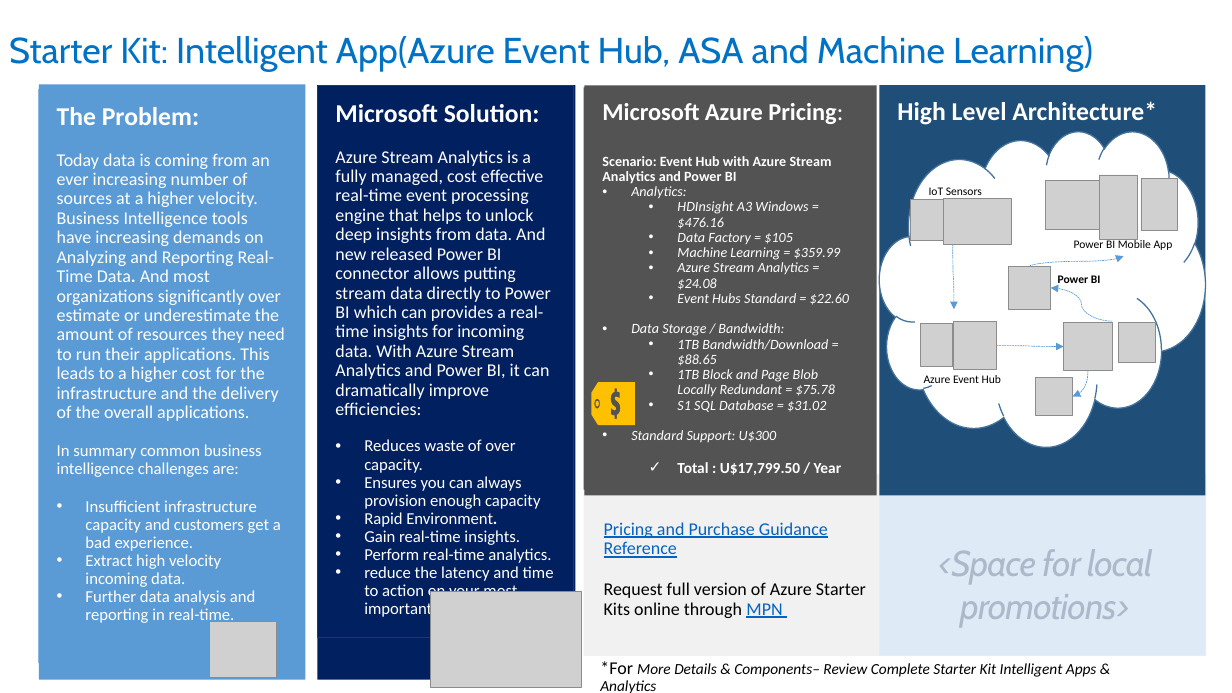
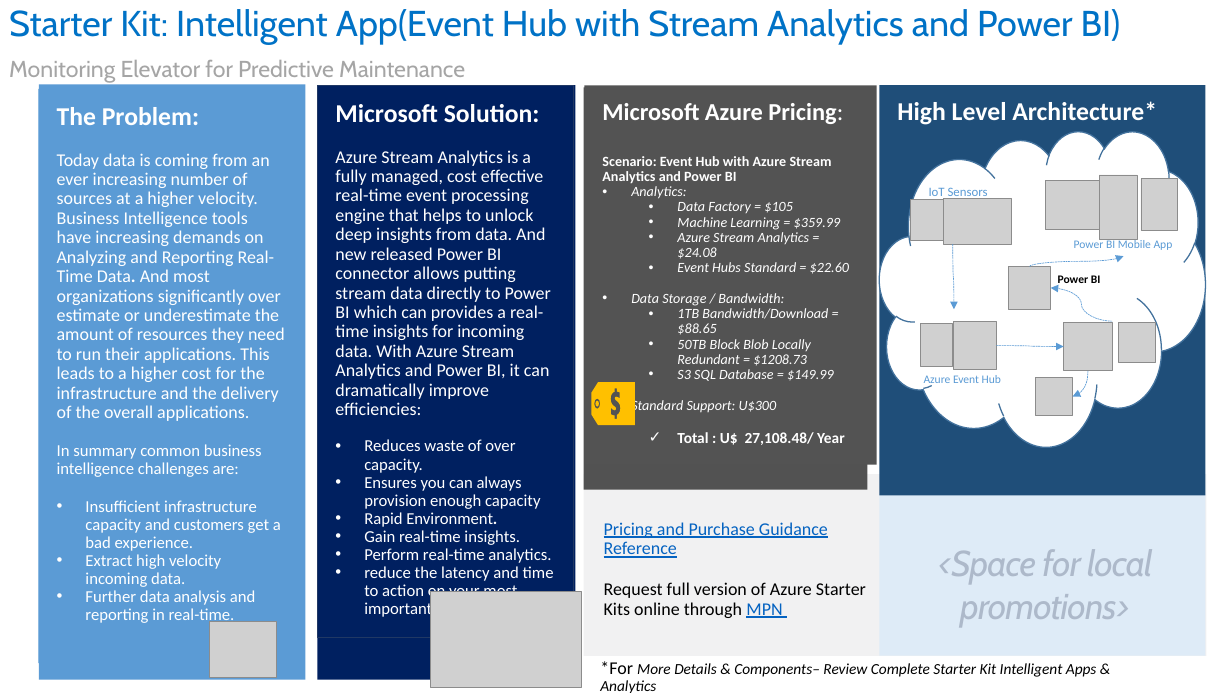
Before and after one commit to kulado/azure-starterkits, a slide deck: slide 3 of Content/Starter Kit - Intelligent Apps & Analytics/0 - Starter Kit - Intelligent Apps & Analytics.pptx. Drawn at 1232x693 pixels with LibreOffice and Linux fonts; fonts in the diff are those of the drawing; grey boxes stand for pictures. Boxes give left, top, right and bottom in pixels: in the first picture for what was removed or moved away, otherwise in the second. Text is boxed around its words. In the diff, an @@ line names an element or a change of style, - is before the commit and + after.

```diff
--- a/Content/Starter Kit - Intelligent Apps & Analytics/0 - Starter Kit - Intelligent Apps & Analytics.pptx
+++ b/Content/Starter Kit - Intelligent Apps & Analytics/0 - Starter Kit - Intelligent Apps & Analytics.pptx
@@ title "Starter Kit: Intelligent App(Event Hub ..." at box(9, 9, 1121, 83): vertical alignment middle to top @@
@@ title at box(9, 9, 1121, 83): text changed @@
-Starter Kit: Intelligent App(Azure Event Hub, ASA and Machine Learning)
+Starter Kit: Intelligent App(Event Hub with Stream Analytics and Power BI)
+Monitoring Elevator for Predictive Maintenance
@@ rectangle "Microsoft Azure Pricing:": place and size @@
-rectangle "Microsoft Azure Pricing:" at box(584, 85, 876, 495)
+rectangle "Microsoft Azure Pricing:" at box(584, 85, 876, 464)
@@ text "IoT Sensors" at box(929, 187, 988, 200): size 9 to 10 pt, text colour #000000 to #5B9BD5 @@
@@ text in rectangle at box(677, 201, 808, 229): paragraph removed @@
-  • HDInsight A3 Windows = $476.16
@@ text "Power BI Mobile App" at box(1074, 239, 1173, 250): text colour #000000 to #5B9BD5 @@
@@ text in rectangle at box(677, 339, 834, 381): text changed @@
-  • 1TB Block and Page Blob Locally Redundant = $75.78
-  • S1 SQL Database = $31.02
+  • 50TB Block Blob Locally Redundant = $1208.73
+  • S3 SQL Database = $149.99
@@ text "Azure Event Hub" at box(924, 375, 1001, 386): text colour #000000 to #5B9BD5 @@
@@ text in rectangle at box(677, 432, 845, 445): text changed @@
-  ✓ Total : U$17,799.50 / Year
+  ✓ Total : U$ 27,108.48/ Year
```
Also in this commit, not shown: 3 other slides changed, 16 other files.
